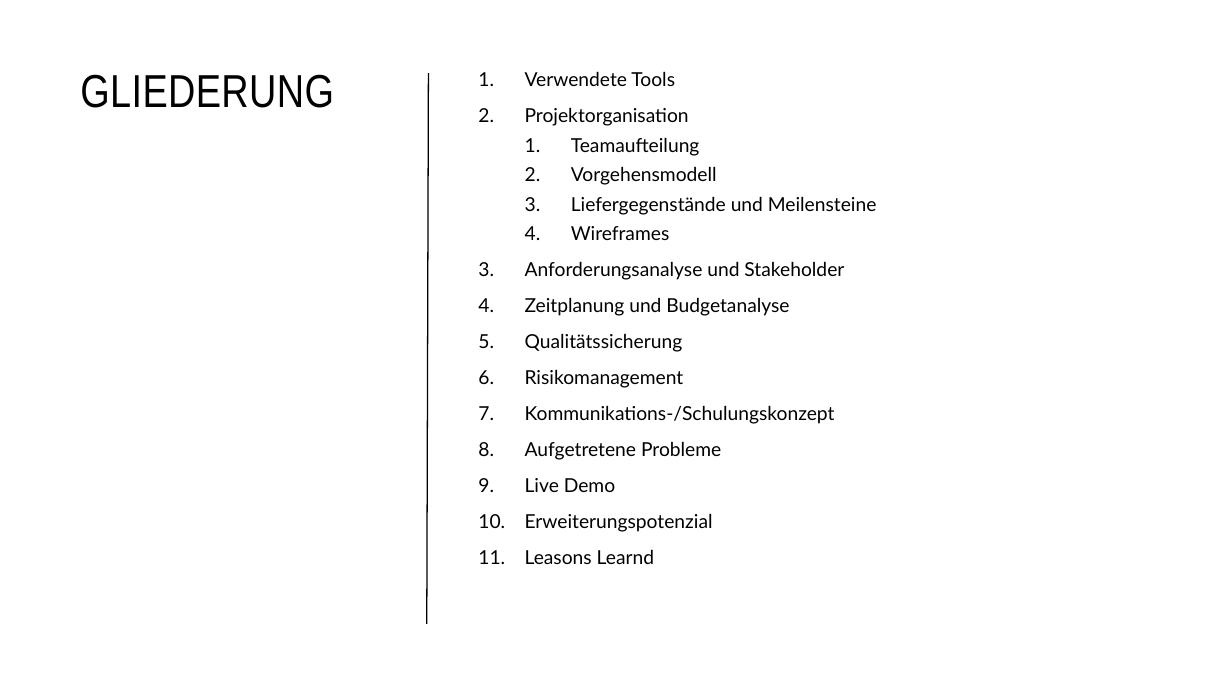
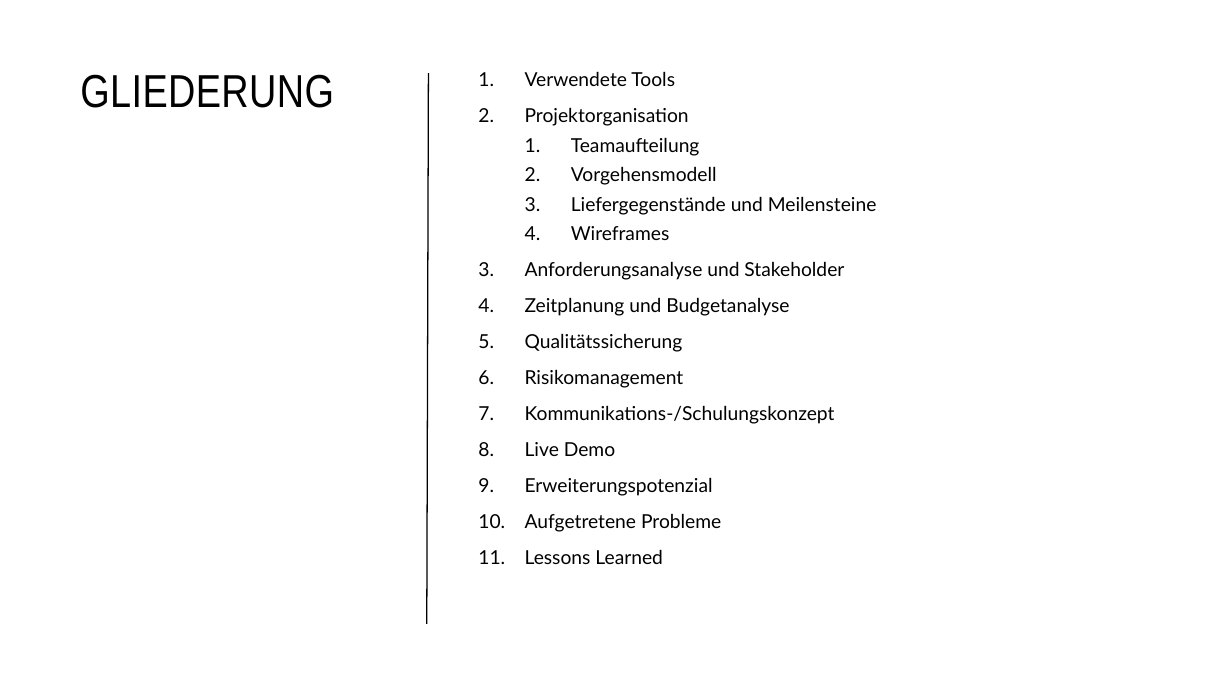
Before and after one commit to malu254/Eifrige-Otter-PM, a slide deck: slide 2 of Abgabe/Dokumentation/Präsentation.pptx. Drawn at 1232x693 pixels with LibreOffice and Linux fonts; fonts in the diff are those of the drawing. Boxes give left, top, right and bottom in pixels: in the first picture for what was removed or moved away, otherwise in the second. Text is boxed around its words. In the diff, an @@ line names an element or a change of style, - is before the commit and + after.

```diff
--- a/Abgabe/Dokumentation/Präsentation.pptx
+++ b/Abgabe/Dokumentation/Präsentation.pptx
@@ text at (525, 441, 721, 460): paragraph removed @@
-8. Aufgetretene Probleme
@@ text at (525, 513, 721, 564): text changed @@
-11. Leasons Learnd
+10. Aufgetretene Probleme
+11. Lessons Learned
```
Also in this commit, not shown: 7 other slides changed, 3 slides added, 5 slides removed, 3 other files.
